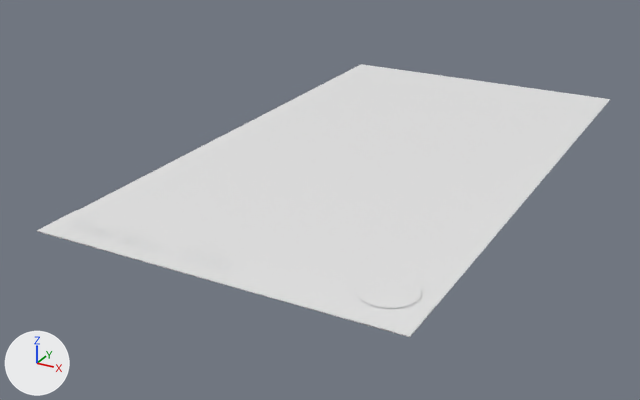
What one commit did to the Blender file design/design-reboot.blend.
One viewpoint serves both versions: a camera (50 mm lens) standing at (8.83, -5.98, 4.75) and looking at (2.99, 4.64, -0.56). Every picture has the same lights, and +X, +Y and +Z are marked at lower left. Text is drawn in Blender's own font.

Names of what the first picture shows: 'Bottom App Bar', 'Phone', 'Start Button', 'Total time'.
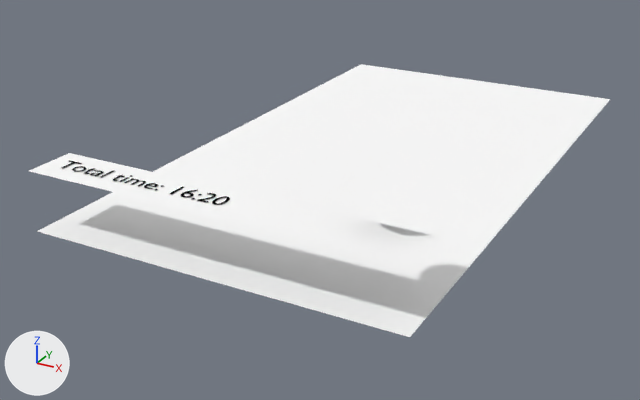
Where the change shows, as pixel boxes (x1, y1, x2, y2) in the pictures (640 x 400 px):
'Phone', recoloured
    both: (37, 64, 610, 337)
'Bottom App Bar', recoloured, moved
    before: (37, 210, 436, 336)
    after: (29, 153, 440, 265)
'Start Button', recoloured, moved
    before: (356, 276, 422, 308)
    after: (358, 177, 427, 204)
'Total time', reshaped, moved (12% shorter)
    before: (69, 219, 232, 269)
    after: (62, 161, 230, 205)

The change, as a list of edits to the scene's bpy script:
```text
Add mat_typography:
    mat_typography = diffuse_material('Typography')
    mat_typography.base_color = (0.0, 0.0, 0.0)  # black #000000
Add mat_material:
    mat_material = diffuse_material('Material')
    mat_material.base_color = (1.0, 1.0, 1.0)  # white #ffffff
Change me_plane:
    where me_plane.from_pydata(...)  # 4 vertices, 1 face; spans x 0.0..5.0, y 0.0..9.0, z 0.0
    add me_plane.materials.append(mat_material)  # white #ffffff
Change me_plane_001:
    where me_plane_001.from_pydata(...)  # 4 vertices, 1 face; spans x 0.0..5.0, y 0.0..0.7, z 0.0
    add me_plane_001.materials.append(mat_material)  # white #ffffff
Change me_circle:
    where me_circle.from_pydata(...)  # 33 vertices, 32 faces; spans x -0.35..0.35, y -0.35..0.35, z 0.0
    add me_circle.materials.append(mat_material)  # white #ffffff
Change txt_text:
    add txt_text.materials.append(mat_typography)  # black #000000
Change ob_bottom_app_bar:
    add ob_bottom_app_bar.parent = ob_phone
    ob_bottom_app_bar.location: (1.0, 1.0, 0.01) -> (0.0, 0.0, 0.8)
Change ob_start_button:
    add ob_start_button.parent = ob_phone
    ob_start_button.location: (5.45, 1.7, 0.02) -> (4.45, 0.7, 1.2)
Change ob_total_time:
    add ob_total_time.parent = ob_bottom_app_bar
    ob_total_time.location: (1.2, 1.25, 0.015) -> (0.2, 0.25, 0.01)
```
